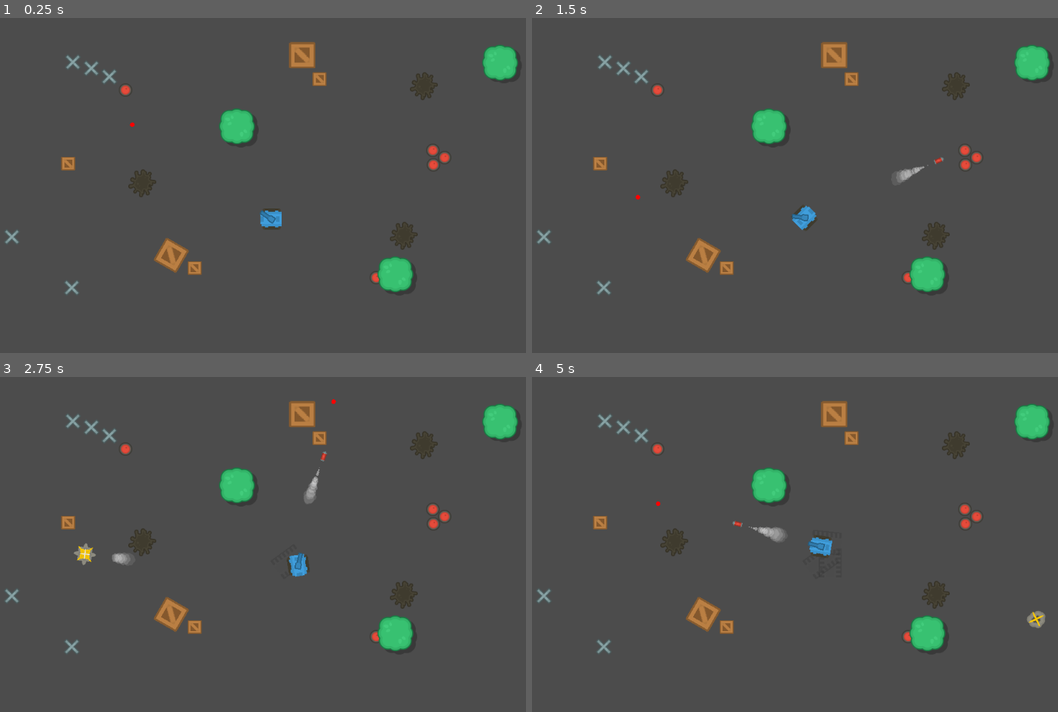
Above: before the commit, frames 1-4 (two rows, left to right).
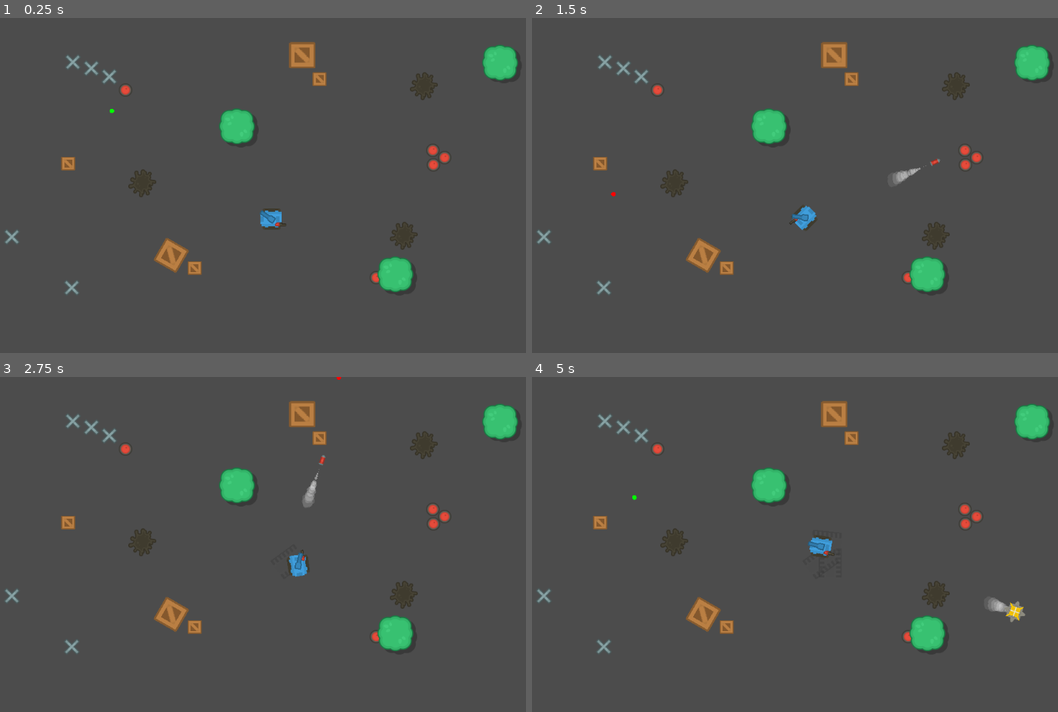
Above: after the commit, the same moments.

Repository: viniciusaportela/tank-game-godot
Game: Godot game, scene res://scenes/test_area.tscn
The game is run twice, just before and just after one commit, with the same random seed, the same clock (stepped at 60 frames per second) and the same inputs.
Inputs (mouse positions are in pixels of both pictures, inside the frame that each line leads up to):
- Up to frame 1 (0.25 s): no input
- Up to frame 2 (1.5 s): tap Enter at 0.5 s; move the mouse to (921, 168) at 0.52 s; hold Right (ui_right) 0.53-1.28 s; tap Ctrl (ui_shoot) at 0.6 s; tap X (machine_gun, bound only after the commit) at 0.8, 1.35 s; move the mouse to (679, 202) at 1.27 s; hold Down (ui_down) from 1.28 s (still down)
- Up to frame 3 (2.75 s): tap Ctrl (ui_shoot) at 1.55, 2.1 s; move the mouse to (320, 470) at 2.02 s; release Down (ui_down) at 2.03 s; hold Right (ui_right) from 2.03 s (still down); tap X (machine_gun, bound only after the commit) at 2.3 s
- Up to frame 4 (5 s): move the mouse to (763, 611) at 2.77 s; release Right (ui_right) at 2.78 s; hold Up (ui_up) 2.78-3.53 s; tap X (machine_gun, bound only after the commit) at 2.85, 3.8, 4.35 s; tap Ctrl (ui_shoot) at 3.05, 3.6, 4.55 s; move the mouse to (963, 594) at 3.52 s; hold Left (ui_left) from 3.53 s (still down); move the mouse to (621, 494) at 4.27 s

The runs differ from the first frame. In frame 1, less than 0.1% of the frame differs, in the area x 20-55%, y 27-63%; in frame 2, 0.1%; in frame 3, 0.4%; in frame 4, 0.6%, in the area x 19-98%, y 35-75%.

Commit message:
Added Machine-Gun, Change Oil Script, Added Destructable Objects

Diff:
--- a/project.godot
+++ b/project.godot
@@ -15,7 +15,7 @@
 
 [application]
 
-config/name="Teste"
+config/name="Tank Game"
 run/main_scene="res://scenes/test_area.tscn"
 config/icon="res://icon.png"
 
@@ -56,6 +56,12 @@
 , Object(InputEventMouseButton,"resource_local_to_scene":false,"resource_name":"","device":0,"alt":false,"shift":false, …(202 unchanged characters)…
  ]
 }
+machine_gun={
+"deadzone": 0.5,
+"events": [ Object(InputEventKey,"resource_local_to_scene":false,"resource_name":"","device":0,"alt":false,"shift":false,"control":false,"meta":false,"command":false,"pressed":false,"scancode":88,"unicode":0,"echo":false,"script":null)
+, Object(InputEventMouseButton,"resource_local_to_scene":false,"resource_name":"","device":0,"alt":false,"shift":false,"control":false,"meta":false,"command":false,"button_mask":0,"position":Vector2( 0, 0 ),"global_position":Vector2( 0, 0 ),"factor":1.0,"button_index":2,"pressed":false,"doubleclick":false,"script":null)
+ ]
+}
 
 [layer_names]
 
@@ -64,6 +70,7 @@
 2d_physics/layer_3="wall"
 2d_physics/layer_4="player_bullet"
 2d_physics/layer_5="enemy_bullet"
+2d_physics/layer_6="destructuable"
 
 [rendering]
 
--- a/scenes/bullet.tscn
+++ b/scenes/bullet.tscn
@@ -70,7 +70,7 @@
 ]]
 position = Vector2( 0, -0.237827 )
 collision_layer = 8
-collision_mask = 6
+collision_mask = 38
 script = ExtResource( 1 )
 
 [node name="smoke" type="Particles2D" parent="."]
@@ -101,5 +101,6 @@
 
 [node name="anim_self_destruction" type="AnimationPlayer" parent="."]
 anims/explode = SubResource( 7 )
+[connection signal="area_entered" from="." to="." method="_on_bullet_area_entered"]
 [connection signal="body_entered" from="." to="." method="_on_bullet_body_entered"]
 [connection signal="screen_exited" from="notifier" to="." method="_on_VisibilityNotifier2D_screen_exited"]
--- a/scenes/crate_wood.tscn
+++ b/scenes/crate_wood.tscn
@@ -1,9 +1,13 @@
-[gd_scene load_steps=3 format=2]
+[gd_scene load_steps=5 format=2]
 
 [ext_resource path="res://sprites/crateWood.png" type="Texture" id=1]
+[ext_resource path="res://scripts/destructable.gd" type="Script" id=2]
 
 [sub_resource type="RectangleShape2D" id=1]
 extents = Vector2( 28, 28 )
+
+[sub_resource type="RectangleShape2D" id=2]
+extents = Vector2( 34.2533, 33.3599 )
 
 [node name="crate_wood" type="StaticBody2D"]
 scale = Vector2( 0.48, 0.48 )
@@ -19,3 +23,11 @@
 
 [node name="collision" type="CollisionShape2D" parent="."]
 shape = SubResource( 1 )
+
+[node name="area_obstacle" type="Area2D" parent="."]
+collision_layer = 32
+collision_mask = 0
+script = ExtResource( 2 )
+
+[node name="CollisionShape2D" type="CollisionShape2D" parent="area_obstacle"]
+shape = SubResource( 2 )
--- /dev/null
+++ b/scenes/mg_bullet.gd
@@ -0,0 +1,17 @@
+extends Area2D
+
+var vel = 320
+var dir = Vector2()
+var damage = 1
+
+onready var initpos = self.global_position
+
+func _physics_process(delta):
+	translate(dir * vel * delta)
+
+	if global_position.distance_to(initpos) > 150:
+		queue_free()
+
+func _on_mg_bullet_area_entered(area):
+	if area.has_method('hit'):
+		area.hit(damage, self)
--- /dev/null
+++ b/scenes/mg_bullet.tscn
@@ -0,0 +1,21 @@
+[gd_scene load_steps=4 format=2]
+
+[ext_resource path="res://scenes/mg_bullet.gd" type="Script" id=1]
+[ext_resource path="res://sprites/shotThin.png" type="Texture" id=2]
+
+[sub_resource type="CircleShape2D" id=1]
+radius = 4.99423
+
+[node name="mg_bullet" type="Area2D"]
+collision_layer = 8
+collision_mask = 38
+script = ExtResource( 1 )
+
+[node name="sprite" type="Sprite" parent="."]
+rotation = 1.5708
+texture = ExtResource( 2 )
+
+[node name="collision" type="CollisionShape2D" parent="."]
+position = Vector2( 8.97095, -1.90735e-06 )
+shape = SubResource( 1 )
+[connection signal="area_entered" from="." to="." method="_on_mg_bullet_area_entered"]
--- a/scenes/tank.tscn
+++ b/scenes/tank.tscn
@@ -1,11 +1,13 @@
-[gd_scene load_steps=9 format=2]
+[gd_scene load_steps=11 format=2]
 
 [ext_resource path="res://scripts/tank.gd" type="Script" id=1]
 [ext_resource path="res://sprites/tankBody_blue.png" type="Texture" id=2]
-[ext_resource path="res://sprites/tankBlue_barrel2_outline.png" type="Texture" id=3]
-[ext_resource path="res://sprites/shotRed.png" type="Texture" id=4]
-[ext_resource path="res://sprites/shotLarge.png" type="Texture" id=5]
-[ext_resource path="res://sprites/shotOrange.png" type="Texture" id=6]
+[ext_resource path="res://sprites/specialBarrel4_outline.png" type="Texture" id=3]
+[ext_resource path="res://sprites/tankBlue_barrel2_outline.png" type="Texture" id=4]
+[ext_resource path="res://sprites/shotRed.png" type="Texture" id=5]
+[ext_resource path="res://sprites/shotLarge.png" type="Texture" id=6]
+[ext_resource path="res://sprites/shotOrange.png" type="Texture" id=7]
+[ext_resource path="res://scripts/sight.tres.gd" type="Script" id=8]
 
 [sub_resource type="Animation" id=1]
 resource_name = "fire"
@@ -47,12 +49,21 @@
 "values": [ true, false ]
 }
 
-[sub_resource type="GDScript" id=2]
-script/source = "extends Node2D
-
-func _draw():
-	# Vector2 ->
-	draw_circle(Vector2(), 4, Color(1,0,0))"
+[sub_resource type="Animation" id=2]
+resource_name = "shoot"
+length = 0.4
+tracks/0/type = "value"
+tracks/0/path = NodePath("sprite:position")
+tracks/0/interp = 1
+tracks/0/loop_wrap = true
+tracks/0/imported = false
+tracks/0/enabled = true
+tracks/0/keys = {
+"times": PoolRealArray( 0, 0.4 ),
+"transitions": PoolRealArray( 0.307786, 0.554785 ),
+"update": 0,
+"values": [ Vector2( -8.26152, -0.351406 ), Vector2( -0.0969391, -0.351406 ) ]
+}
 
 [node name="Tank" type="KinematicBody2D"]
 collision_mask = 6
@@ -66,6 +77,19 @@
 position = Vector2( -0.299782, -0.749451 )
 polygon = PoolVector2Array( -13.8721, -18.1521, 15.0567, -18.0022, 18.5042, -11.5569, 18.804, 12.8752, 14.0075, 19.3205, -13.1226, 19.3205, -18.3688, 11.3763, -18.2189, -11.2571 )
 
+[node name="mg" type="Node2D" parent="."]
+editor/display_folded = true
+position = Vector2( 10.9574, 9.73989 )
+
+[node name="sprite" type="Sprite" parent="mg"]
+position = Vector2( 5.85325, -0.185318 )
+rotation = -1.5708
+scale = Vector2( 0.541333, 0.541333 )
+texture = ExtResource( 3 )
+
+[node name="position" type="Position2D" parent="mg"]
+position = Vector2( 20.5066, 0.850336 )
+
 [node name="area" type="Area2D" parent="."]
 editor/display_folded = true
 
@@ -74,27 +98,39 @@
 polygon = PoolVector2Array( -13.8721, -18.1521, 15.0567, -18.0022, 18.5042, -11.5569, 18.804, 12.8752, 14.0075, 19.3205, -13.1226, 19.3205, -18.3688, 11.3763, -18.2189, -11.2571 )
 
 [node name="barrel" type="Node2D" parent="."]
+editor/display_folded = true
 
 [node name="sprite" type="Sprite" parent="barrel"]
 position = Vector2( -0.0969391, -0.351406 )
 rotation = 1.5708
-texture = ExtResource( 3 )
+texture = ExtResource( 4 )
 offset = Vector2( 0.195154, -8.1068 )
 
 [node name="muzzle" type="Position2D" parent="barrel"]
-position = Vector2( 43.4424, 0.151535 )
+position = Vector2( 36.2751, -0.0421772 )
 
 [node name="fire" type="Sprite" parent="barrel"]
 visible = false
 position = Vector2( 41.7903, 0.133345 )
 rotation = -1.5708
 z_index = 10
-texture = ExtResource( 4 )
+texture = ExtResource( 5 )
 
 [node name="anim" type="AnimationPlayer" parent="barrel"]
 playback_speed = 2.0
 anims/fire = SubResource( 1 )
 
 [node name="sight" type="Node2D" parent="barrel"]
-position = Vector2( 300, 0.152 )
-script = SubResource( 2 )
+position = Vector2( 343.995, 0.152 )
+script = ExtResource( 8 )
+
+[node name="barrel_anim" type="AnimationPlayer" parent="barrel"]
+anims/shoot = SubResource( 2 )
+
+[node name="timer_reload" type="Timer" parent="."]
+one_shot = true
+
+[node name="timer_mg" type="Timer" parent="."]
+wait_time = 0.1
+[connection signal="timeout" from="timer_reload" to="." method="_on_timer_reload_timeout"]
+[connection signal="timeout" from="timer_mg" to="." method="_on_timer_mg_timeout"]
--- a/scripts/bullet.gd
+++ b/scripts/bullet.gd
@@ -2,10 +2,11 @@
 extends Area2D
 
 ## -= CONSTANTES =-
-const MAX_DIST = 250
 const VEL = 250
 
 ## -= VARIÁVEIS =-
+var damage = 10
+var max_dist = 250
 var live = true
 var dir = Vector2(0, -1) setget set_dir
 #setget -> Quando VariávelMmodificada Chama uma Função
@@ -18,7 +19,7 @@
 func _process(delta):
 	# Se ainda tiver 'vivo', faz a verificação e movimento
 	if live:
-		if global_position.distance_to(init_pos) >= MAX_DIST:
+		if global_position.distance_to(init_pos) >= max_dist:
 			self_destroy()
 		translate(dir * VEL * delta)
 	pass
@@ -42,7 +43,7 @@
 
 # Auto-Destruir, Após Animação
 func self_destroy():
-	var live = true
+	live = false
 
 	# Parar Partículas e Fazer Desaparecer Bala
 	$smoke.emitting = false
@@ -62,3 +63,7 @@
 	queue_free()
 
 	pass
+
+func _on_bullet_area_entered(area):
+	if area.has_method('hit'):
+		area.hit(damage, self)
--- /dev/null
+++ b/scripts/destructable.gd
@@ -0,0 +1,8 @@
+extends Area2D
+
+export var health = 30
+
+func hit(damage, node):
+	health -= damage
+	if health <= 0:
+		$"../".queue_free()
--- /dev/null
+++ b/scripts/mg_bullet.gd
@@ -0,0 +1,12 @@
+extends Area2D
+
+var vel = 320
+var dir = Vector2()
+
+onready var initpos = self.global_position
+
+func _physics_process(delta):
+	translate(dir * vel * delta)
+
+	if global_position.distance_to(initpos) > 150:
+		queue_free()
--- a/scripts/oil.gd
+++ b/scripts/oil.gd
@@ -14,13 +14,7 @@
 	# Se tiver sobrepondo, Adiciona
 	# Diminui a velocidade também
 	if overlaping:
-		ref = overlaping[0]
-		ref.get_parent().vel_mod = .5
-		print(ref)
-	# Senão, Apenas muda a velocidade para o Normal
-	else:
-		if ref:
-			ref.get_parent().vel_mod = 1
-		pass
-
-	pass
+		for item in overlaping:
+			print(item)
+			if item.get_parent().has_method('slow_down'):
+				item.get_parent().slow_down()
--- /dev/null
+++ b/scripts/sight.tres.gd
@@ -0,0 +1,9 @@
+tool
+extends Node2D
+
+func _draw():
+	var color = Color(1, 0, 0)
+	if get_parent().get_parent().loaded:
+		color = Color(0, 1, 0)
+
+	draw_circle(Vector2(), 4, color)
--- a/scripts/tank.gd
+++ b/scripts/tank.gd
@@ -11,12 +11,14 @@
 const ROT_VEL = PI
 
 # Velocidade do Tanque em todas as direções
-const MAX_SPEED = 100
+#const MAX_SPEED = 100
+var MAX_SPEED = 100
 
 ## -=VARIÁVEIS GLOBAIS=-
 var vel_mod = 1
 var travel = 0
 var ace = 0
+var loaded = true
 onready var BULLET_TANK_GROUP = 'bullet-' + str(self)
 # onready -> Variável que Executa Antes do _ready()
 
@@ -24,6 +26,7 @@
 # Pre carregar um objeto/cena para poder usá-lo
 var pre_bullet = preload('res://scenes/bullet.tscn')
 var pre_track = preload('res://scenes/track.tscn')
+var pre_mg_bullet = preload('res://scenes/mg_bullet.tscn')
 
 ## -= EXPORTS =-
 # Export = Variável que Pode Editar no Inspetor
@@ -67,7 +70,6 @@
 # _physics_process -> Próprio Tempo Baseado na Física do Jogo
 
 func _physics_process(delta):
-
 	# Pra não executar movimento e tiro dentro do Editor
 	if Engine.editor_hint:
 		return
@@ -77,25 +79,39 @@
 	var dir = 0
 #
 	# Atirar
-	if Input.is_action_just_pressed("ui_shoot"):
-		# Pegar Grupo, Verificar se tem menos de 6 tiros na tela
-		if get_tree().get_nodes_in_group(BULLET_TANK_GROUP).size() < 6:
-			var bullet = pre_bullet.instance()
+	if Input.is_action_just_pressed("ui_shoot") and loaded:
+		var bullet = pre_bullet.instance()
+		loaded = false
 
-			# Posição dentro do jogo
-			bullet.global_position = $barrel/muzzle.global_position
+		# Mira do Tanque
+		$barrel/sight.update()
+		$timer_reload.start()
 
-			# Mudar Variáveis de um Objeto
-			# normalized() -> Ignorar Velocidade, só 1-0, só Direção
-			bullet.dir = Vector2(cos($barrel.global_rotation), sin($barrel.global_rotation)).normalized()
+		# Animação de Tiro
+		$barrel/barrel_anim.play("shoot")
 
-			# Adiciona para o grupo do tanque
-			bullet.add_to_group(BULLET_TANK_GROUP)
+		# Posição dentro do jogo
+		bullet.global_position = $barrel/muzzle.global_position
 
-			# Pegar 'parent' - Pai
-			# $"../" ou get_parent()
-			get_parent().add_child(bullet)
-			$barrel/anim.play("fire")
+		# Mudar Variáveis de um Objeto
+		# normalized() -> Ignorar Velocidade, só 1-0, só Direção
+		bullet.dir = Vector2(cos($barrel.global_rotation), sin($barrel.global_rotation)).normalized()
+
+		# Adiciona para o grupo do tanque
+		bullet.add_to_group(BULLET_TANK_GROUP)
+		bullet.max_dist = $barrel/sight.position.x - $barrel/muzzle.position.x
+
+		# Pegar 'parent' - Pai
+		# $"../" ou get_parent()
+		get_parent().add_child(bullet)
+		$barrel/anim.play("fire")
+
+	# Tiro da Metralhadora
+	if Input.is_action_just_pressed("machine_gun"):
+		$timer_mg.start()
+
+	if Input.is_action_just_released("machine_gun"):
+		$timer_mg.stop()
 
 	# Rotacionar o Tanque
 	if(Input.is_action_pressed("ui_right")):
@@ -127,6 +143,7 @@
 
 	# Fazer Mira Olhar para Posição do Mouse
 	$barrel.look_at(get_global_mouse_position())
+	MAX_SPEED = 100
 	pass
 
 # Função executada toda vez que a skin atual for atualizada
@@ -139,3 +156,21 @@
 		update()
 
 	pass
+
+func _on_timer_reload_timeout():
+	loaded = true
+	$barrel/sight.update()
+
+func shoot_mg():
+	var mg = pre_mg_bullet.instance()
+	mg.global_position = $mg/position.global_position
+	mg.global_rotation = global_rotation
+	mg.dir = Vector2(cos(global_rotation), sin(global_rotation)).normalized()
+	get_parent().get_parent().add_child(mg)
+
+func _on_timer_mg_timeout():
+	shoot_mg()
+	pass # Replace with function body.
+
+func slow_down():
+	MAX_SPEED = 20
Not shown: 1 places in scenes/tank.tscn that only renumber resources
